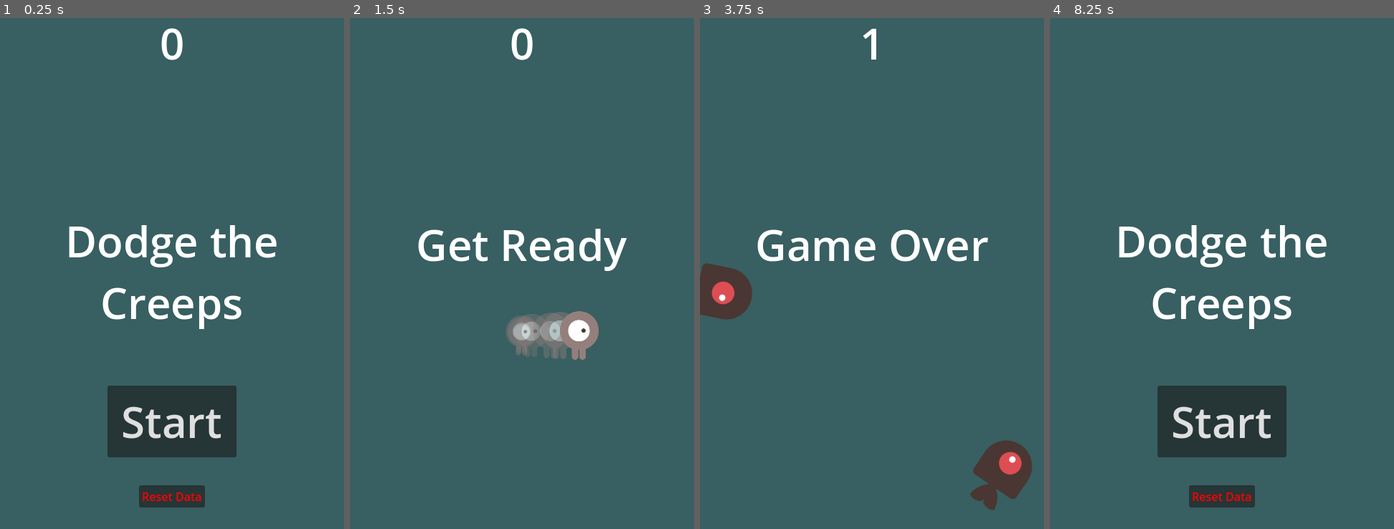
Above: before the commit, frames 1-4 (left to right).
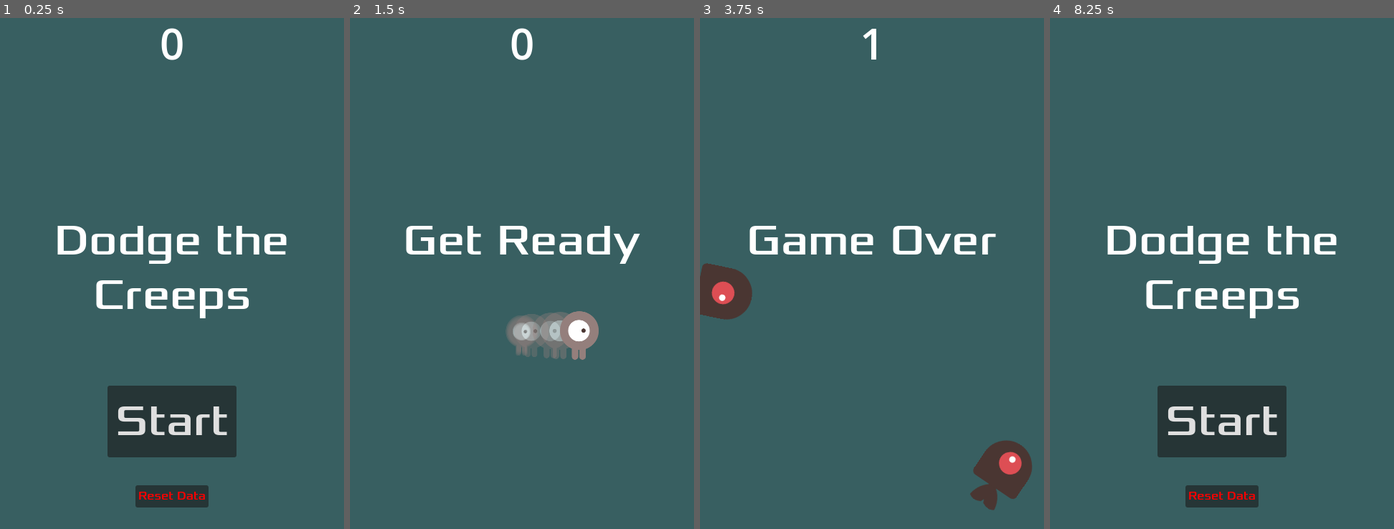
Above: after the commit, the same moments.

Repository: Infini-Creation/Dodge-The-Creeps-LootLocker-Leaderboard-Demo
Game: Godot game, scene res://Main.tscn
The game is run twice, just before and just after one commit, with the same random seed, the same clock (stepped at 60 frames per second) and the same inputs.
Inputs:
- Up to frame 1 (0.25 s): no input
- Up to frame 2 (1.5 s): click "Start" at 0.5 s; tap Enter at 1.25 s; hold D (move_right) from 1.28 s (still down)
- Up to frame 3 (3.75 s): release D (move_right) at 2.03 s; hold S (move_down) 2.03-2.78 s; hold D (move_right) 2.78-3.53 s; hold W (move_up) from 3.53 s (still down)
- Up to frame 4 (8.25 s): release W (move_up) at 4.28 s; hold A (move_left) 4.28-5.78 s; hold S (move_down) 5.78-6.53 s; hold D (move_right) 6.53-7.25 s; click "Submit score" at 7.25 s; click "Back" at 8 s

The runs differ from the first frame. In frame 1, 4.8% of the frame differs, in the area x 16-84%, y 40-96%; in frame 2, 2.4%; in frame 3, 2.3%; in frame 4, 4.8%.

Commit message:
Update HUD.tscn
fix font (use the same as all other places)

Diff:
--- a/dodge_the_creeps/HUD.tscn
+++ b/dodge_the_creeps/HUD.tscn
@@ -1,6 +1,7 @@
-[gd_scene load_steps=6 format=3 uid="uid://ccqoreueuxdb7"]
+[gd_scene load_steps=7 format=3 uid="uid://ccqoreueuxdb7"]
 
 [ext_resource type="Script" path="res://HUD.gd" id="1"]
+[ext_resource type="FontFile" uid="uid://cit6gwe5px1q8" path="res://fonts/Xolonium-Regular.ttf" id="2_61fbr"]
 [ext_resource type="PackedScene" uid="uid://cho1t5qw6ma6h" path="res://submitScore.tscn" id="2_61xdc"]
 [ext_resource type="PackedScene" uid="uid://l6rc3j5mce5s" path="res://leader_board.tscn" id="3_mui4g"]
 
@@ -31,6 +32,7 @@
 offset_bottom = 79.5
 grow_horizontal = 2
 grow_vertical = 2
+theme_override_fonts/font = ExtResource("2_61fbr")
 theme_override_font_sizes/font_size = 60
 text = "Dodge the
 Creeps"
@@ -60,6 +62,7 @@
 offset_bottom = -100.0
 grow_horizontal = 2
 grow_vertical = 0
+theme_override_fonts/font = ExtResource("2_61fbr")
 theme_override_font_sizes/font_size = 60
 shortcut = SubResource("4")
 text = "Start"
@@ -75,6 +78,7 @@
 size_flags_horizontal = 4
 size_flags_vertical = 4
 theme_override_colors/font_color = Color(1, 0, 0, 1)
+theme_override_fonts/font = ExtResource("2_61fbr")
 text = "Reset Data"
 metadata/_edit_use_anchors_ = true
 
